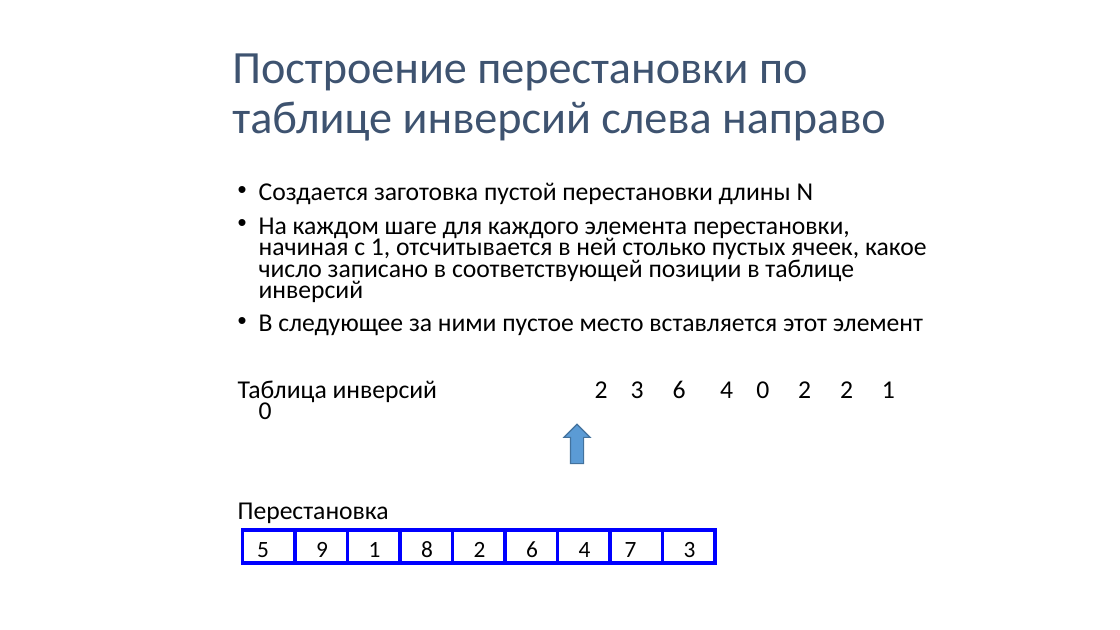
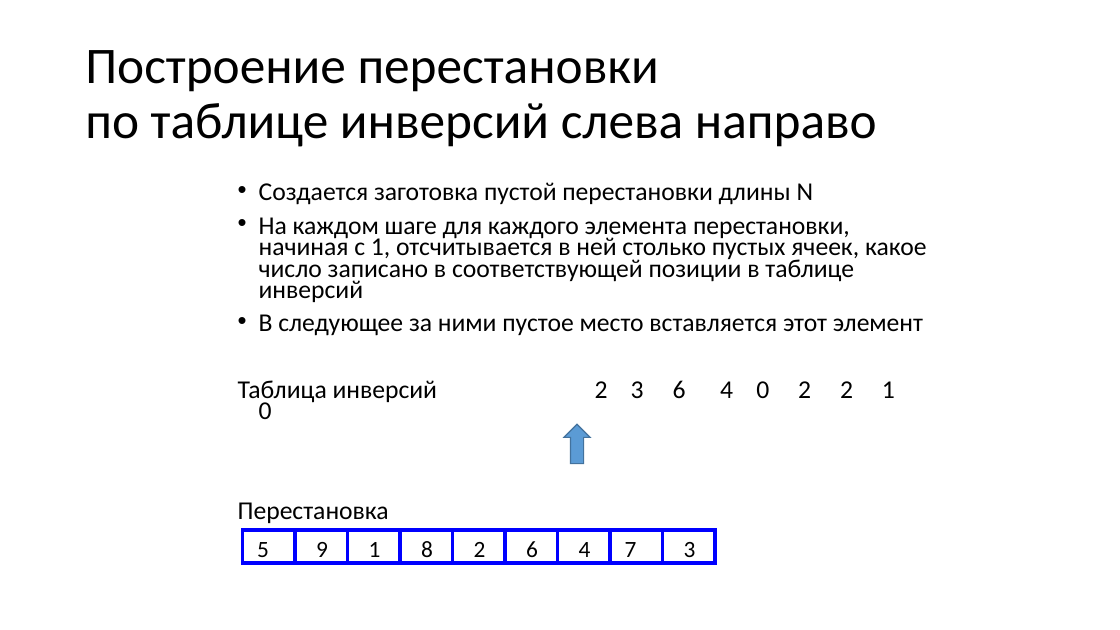
Before and after one commit to Evgueni-Petrov-aka-espetrov/Algorithms-and-Programming-in-C-pptx, a slide deck: slide 11 of 23 Перестановки.pptx. Drawn at 1120x630 pixels with LibreOffice and Linux fonts; fonts in the diff are those of the drawing. Boxes give left, top, right and bottom in pixels: in the first picture for what was removed or moved away, otherwise in the second. Text is boxed around its words. In the diff, an @@ line names an element or a change of style, - is before the commit and + after.

```diff
--- a/23 Перестановки.pptx
+++ b/23 Перестановки.pptx
@@ text at (x1=85, y1=50, x2=877, y2=147): text changed; size 39.6 to 44 pt; text colour #3E5370 to #000000 @@
-Построение перестановки по таблице инверсий слева направо
+Построение перестановки
+по таблице инверсий слева направо
```
Also in this commit, not shown: 19 other slides changed, 1 slide added.
